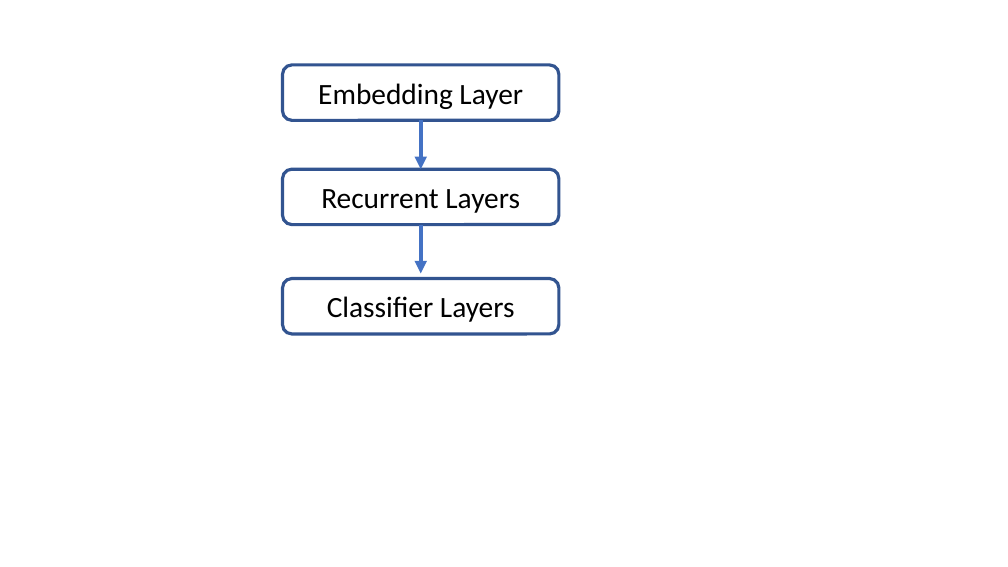
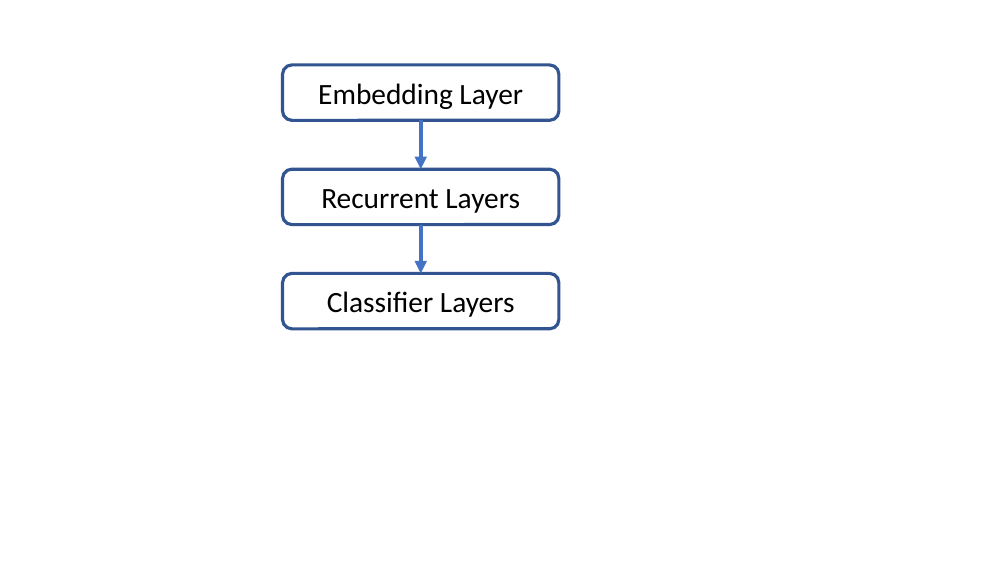
Before and after one commit to StephenElston/MachineLearning530, a slide deck: slide 5 of Lesson5/img/Recurrent-Figures.pptx (slide 4 before the commit). Drawn at 1008x567 pixels with LibreOffice and Linux fonts; fonts in the diff are those of the drawing. Boxes give left, top, right and bottom in pixels: in the first picture for what was removed or moved away, otherwise in the second. Text is boxed around its words. In the diff, an @@ line names an element or a change of style, - is before the commit and + after.

```diff
--- a/Lesson5/img/Recurrent-Figures.pptx
+++ b/Lesson5/img/Recurrent-Figures.pptx
@@ rounded rectangle "Classifier Layers": place and size @@
-rounded rectangle "Classifier Layers" at (283,278,559,333)
+rounded rectangle "Classifier Layers" at (283,274,559,329)
```
Also in this commit, not shown: 4 other slides changed, 3 slides added, 2 other files.
